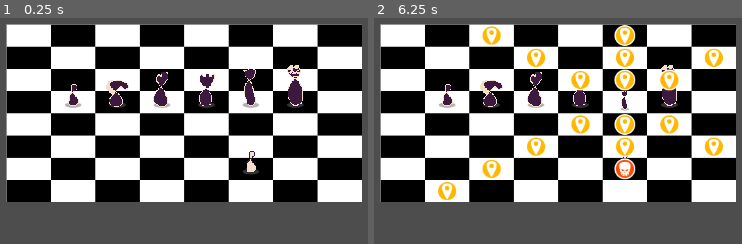
Above: before the commit, frames 1-2 (left to right).
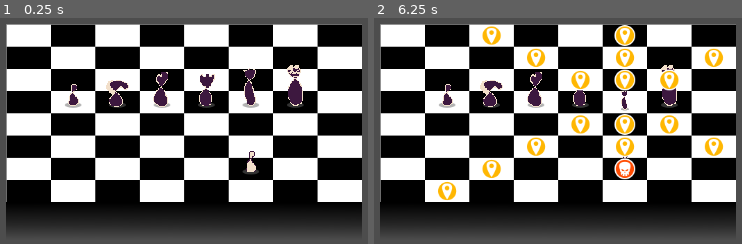
Above: after the commit, the same moments.

Repository: IAmNotIsaac/gwj-73
Game: Godot game, scene res://scenes/world.tscn
Same seed, same stepped clock (60 frames per second), same inputs: the game is played once before the commit and once after it.
Inputs (mouse positions are in pixels of both pictures, inside the frame that each line leads up to):
- Up to frame 1 (0.25 s): no input
- Up to frame 2 (6.25 s): tap Enter at 0.5, 2, 3.5 s; move the mouse to (381, 24) at 0.52 s; click (381, 24) at 0.67 s; tap Space at 1.25, 2.75, 4.25 s; move the mouse to (576, 228) at 1.27 s; click (576, 228) at 1.42 s; move the mouse to (outside the picture) at 2.02 s; click (outside the picture) at 2.17 s; move the mouse to (outside the picture) at 2.77 s; click (outside the picture) at 2.92 s; move the mouse to (outside the picture) at 3.52 s; click (outside the picture) at 3.67 s; move the mouse to (495, 137) at 4.27 s; click (495, 137) at 4.42 s; move the mouse to (outside the picture) at 5.02 s; click (outside the picture) at 5.17 s; move the mouse to (616, 92) at 5.77 s; click (616, 92) at 5.92 s

The runs differ from the first frame. In frame 1, 12% of the frame differs, in the area x 1-99%, y 81-94%; in frame 2, 12%.

Commit message:
added a little gradient to the board

Diff:
--- /dev/null
+++ b/shaders/pinch.gdshader
@@ -0,0 +1,6 @@
+shader_type canvas_item;
+
+
+void vertex() {
+	//VERTEX.x = VERTEX.x * (UV.y + 1.0);
+}
--- a/src/board.gd
+++ b/src/board.gd
@@ -11,6 +11,8 @@
 const _MASK_TEAM := 0b1111_0000
 const _BOARD_TEXTURE := preload("res://assets/textures/board.png")
 const _BOARD_SHADER := preload("res://shaders/repeat.gdshader")
+const _GRADIENT_TEXTURE := preload("res://assets/textures/board_gradient.png")
+const _PINCH_SHADER := preload("res://shaders/pinch.gdshader")
 
 @export var size := Vector2i(8, 8):
 	set(value):
@@ -19,6 +21,7 @@
 
 var _board_state := PackedByteArray()
 var _sprite := Sprite2D.new()
+var _gradient_sprite := Sprite2D.new()
 var _click_area := ClickArea.new()
 var _click_area_shape := CollisionShape2D.new()
 
@@ -29,6 +32,11 @@
 	_sprite.texture_repeat = CanvasItem.TEXTURE_REPEAT_ENABLED
 	_sprite.material = ShaderMaterial.new()
 	_sprite.material.shader = _BOARD_SHADER
+
+	_gradient_sprite.centered = false
+	_gradient_sprite.texture = _GRADIENT_TEXTURE
+	_gradient_sprite.material = ShaderMaterial.new()
+	_gradient_sprite.material.shader = _PINCH_SHADER
 
 	_click_area.clicked.connect(_on_clicked)
 
@@ -45,6 +53,9 @@
 	if _sprite.get_parent() == null:
 		add_child(_sprite, false, Node.INTERNAL_MODE_BACK)
 
+	if _gradient_sprite.get_parent() == null:
+		add_child(_gradient_sprite, false, Node.INTERNAL_MODE_BACK)
+
 	if Engine.is_editor_hint():
 		return
 
@@ -60,6 +71,8 @@
 func _update_size() -> void:
 	_sprite.scale = Vector2(size) * 0.5
 	_sprite.material.set_shader_parameter(&"scale", _sprite.scale)
+	_gradient_sprite.position.y = size.y * TILE_HEIGHT
+	_gradient_sprite.scale.x = size.x
 
 
 func _on_clicked(button_index: MouseButton, click_position: Vector2) -> void:
Binary file added: assets/textures/board_gradient.png
Not shown, added: assets/textures/board_gradient.png.import
